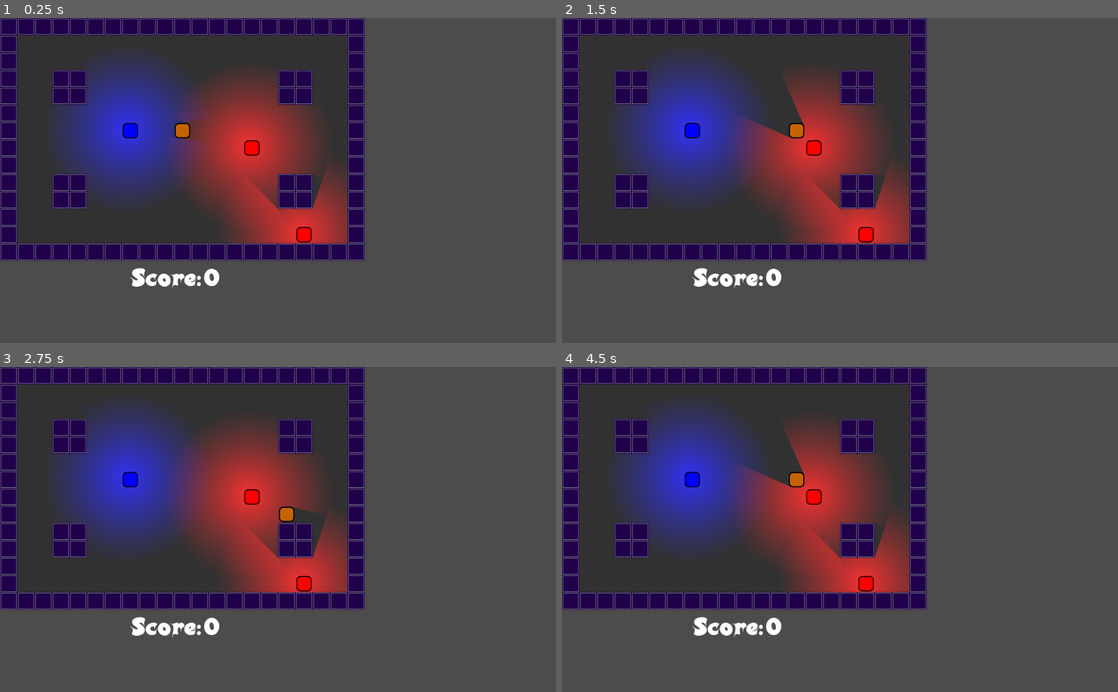
Above: before the commit, frames 1-4 (two rows, left to right).
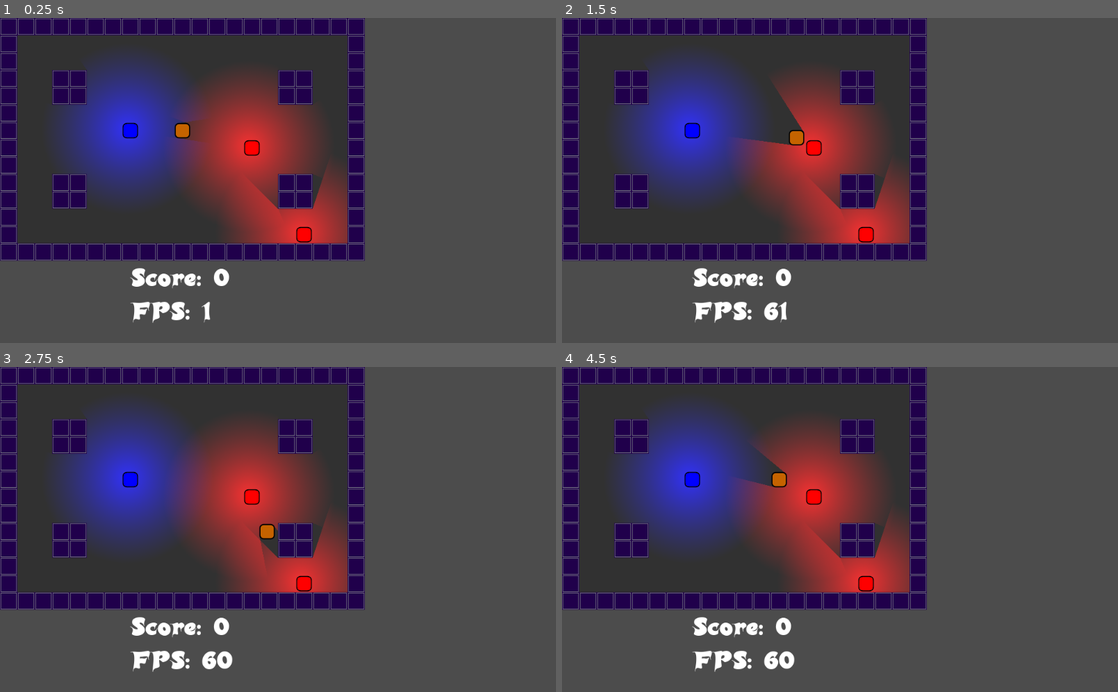
Above: after the commit, the same moments.

Repository: Niederb/njamnjam
Game: Godot game, scene res://scenes/LevelTemplate.tscn
Two runs of this game, one before a commit and one after it. Both use one fixed random seed, a clock stepped at 60 frames per second and the inputs below.
Inputs:
- Up to frame 1 (0.25 s): no input
- Up to frame 2 (1.5 s): tap Enter at 0.5 s; hold Right (right) 0.53-1.28 s; hold Down (down) from 1.28 s (still down)
- Up to frame 3 (2.75 s): release Down (down) at 2.03 s; hold Right (right) from 2.03 s (still down)
- Up to frame 4 (4.5 s): release Right (right) at 2.78 s; hold Up (up) 2.78-3.53 s; hold Left (left) from 3.53 s (still down)

The runs differ from the first frame. In frame 1, 0.6% of the frame differs, in the area x 23-42%, y 77-94%; in frame 2, 1.5%; in frame 3, 1.4%; in frame 4, 1.8%, in the area x 23-44%, y 19-94%.

Commit message:
Use smooth animations
Hit detection broken

Diff:
--- a/GUI.gd
+++ b/GUI.gd
@@ -1,4 +1,7 @@
 extends Control
 
 func update_score(score):
-	$HBoxContainer/Score.text = str(score)
+	$VBoxContainer/HBoxContainer/Score.text = str(score)
+
+func update_fps():
+	$VBoxContainer/HBoxContainer2/FPS.set_text(str(Engine.get_frames_per_second()))
--- a/Globals.gd
+++ b/Globals.gd
@@ -5,6 +5,7 @@
 const N_COLORS = 3
 const N_GOODIES = 3
 const MIN_COMBO_SIZE = 3
+const TIME_INTERVAL = 0.25
 var colors = [ Color(1, 0, 0), Color(0, 1, 0), Color(0, 0, 1), Color(0, 1, 1)]
 
 enum CellType { WALL, GOODIE, SNAKE, EMPTY }
--- a/Player.gd
+++ b/Player.gd
@@ -4,6 +4,7 @@
 var length = Globals.START_LENGTH
 var dead = false
 var new_bodypart_position = Vector2()
+var tween_done = true
 
 func _ready():
 	var position_offset = 0
@@ -24,20 +25,26 @@
 	return $Body.get_children()
 
 func move_body():
-	var start_position = $Head.global_position
-	var collision = $Head.move_and_collide(Globals.CELL_SIZE * direction)
+	var start_position = global_position
+	#var collision = $Head.move_and_slide(Globals.CELL_SIZE * direction)
+	var end_position = global_position + Globals.CELL_SIZE * direction
+	$Tween.interpolate_property(self, "global_position",
+		start_position, end_position, Globals.TIME_INTERVAL,
+		Tween.TRANS_LINEAR, Tween.EASE_IN_OUT)
+
+	tween_done = false
+	var collision = false
 	if collision:
 		dead = true
 		return true
 	for body_part in $Body.get_children():
-		var temp_position = body_part.global_position
-		body_part.global_position = start_position
-		start_position = temp_position
+		start_position = body_part.move_to($Tween, start_position)
 	new_bodypart_position = start_position
+	$Tween.start()
 	return false
 
 func move():
-	if !dead and direction.length() > 0:
+	if tween_done and !dead and direction.length() > 0:
 		var dead = move_body()
 
 func _input(_delta):
@@ -55,4 +62,10 @@
 	var body_part = load("res://scenes/BodyPart.tscn").instance()
 	body_part.modulate_color(color_index)
 	$Body.add_child(body_part)
-	body_part.global_position = new_bodypart_position
+	#body_part.global_position = new_bodypart_position
+
+func move_finished():
+	return tween_done
+
+func _on_Tween_tween_all_completed():
+	tween_done = true
--- a/project.godot
+++ b/project.godot
@@ -30,6 +30,7 @@
 
 [display]
 
+window/vsync/use_vsync=false
 window/stretch/aspect="keep"
 
 [input]
--- a/scenes/BodyPart.gd
+++ b/scenes/BodyPart.gd
@@ -7,3 +7,11 @@
 
 func die():
 	queue_free()
+
+func move_to(tween, new_position):
+	var current_position = global_position
+	tween.interpolate_property(self, "global_position",
+		current_position, new_position, Globals.TIME_INTERVAL,
+		Tween.TRANS_LINEAR, Tween.EASE_IN_OUT)
+	#$Tween.start()
+	return current_position
--- a/scenes/BodyPart.tscn
+++ b/scenes/BodyPart.tscn
@@ -3,10 +3,10 @@
 [ext_resource path="res://gfx/bla.png" type="Texture" id=1]
 [ext_resource path="res://scenes/BodyPart.gd" type="Script" id=2]
 
-[sub_resource type="OccluderPolygon2D" id=2]
-polygon = PoolVector2Array( -13.9075, -9.22128, -13.7086, 8.37964, -8.63717, 13.65, 9.16264, 13.8489, 13.8363, 8.47908, 13.4386, -10.1162, 8.06879, -14.0938, -9.23381, -13.9944 )
+[sub_resource type="OccluderPolygon2D" id=1]
+polygon = PoolVector2Array( -12.0182, -9.12181, -12.3165, 8.08134, -8.63723, 12.0589, 8.76479, 12.1584, 12.4441, 8.28022, 12.0463, -9.61901, 8.06871, -12.4033, -8.93555, -12.0056 )
 
-[sub_resource type="RectangleShape2D" id=1]
+[sub_resource type="RectangleShape2D" id=2]
 
 [node name="BodyPart" type="KinematicBody2D"]
 script = ExtResource( 2 )
@@ -15,7 +15,9 @@
 texture = ExtResource( 1 )
 
 [node name="LightOccluder2D" type="LightOccluder2D" parent="Sprite"]
-occluder = SubResource( 2 )
+occluder = SubResource( 1 )
 
 [node name="CollisionShape2D" type="CollisionShape2D" parent="."]
-shape = SubResource( 1 )
+shape = SubResource( 2 )
+
+[node name="Tween" type="Tween" parent="."]
--- a/scenes/GUI.tscn
+++ b/scenes/GUI.tscn
@@ -19,28 +19,59 @@
 "_edit_use_anchors_": false
 }
 
-[node name="HBoxContainer" type="HBoxContainer" parent="."]
+[node name="VBoxContainer" type="VBoxContainer" parent="."]
 margin_right = 40.0
 margin_bottom = 40.0
+
+[node name="HBoxContainer" type="HBoxContainer" parent="VBoxContainer"]
+margin_right = 236.0
+margin_bottom = 58.0
 __meta__ = {
 "_edit_use_anchors_": false
 }
 
-[node name="ScoreLabel" type="Label" parent="HBoxContainer"]
-margin_right = 131.0
+[node name="ScoreLabel" type="Label" parent="VBoxContainer/HBoxContainer"]
+margin_right = 149.0
 margin_bottom = 58.0
 custom_fonts/font = SubResource( 1 )
-text = "Score:"
+text = "Score: "
 __meta__ = {
 "_edit_use_anchors_": false
 }
 
-[node name="Score" type="Label" parent="HBoxContainer"]
-margin_left = 135.0
-margin_right = 165.0
+[node name="Score" type="Label" parent="VBoxContainer/HBoxContainer"]
+margin_left = 153.0
+margin_right = 183.0
 margin_bottom = 58.0
 custom_fonts/font = SubResource( 2 )
 text = "0"
 __meta__ = {
 "_edit_use_anchors_": false
 }
+
+[node name="HBoxContainer2" type="HBoxContainer" parent="VBoxContainer"]
+margin_top = 62.0
+margin_right = 236.0
+margin_bottom = 120.0
+__meta__ = {
+"_edit_use_anchors_": false
+}
+
+[node name="FpsLabel" type="Label" parent="VBoxContainer/HBoxContainer2"]
+margin_right = 128.0
+margin_bottom = 58.0
+custom_fonts/font = SubResource( 1 )
+text = "FPS: "
+__meta__ = {
+"_edit_use_anchors_": false
+}
+
+[node name="FPS" type="Label" parent="VBoxContainer/HBoxContainer2"]
+margin_left = 132.0
+margin_right = 201.0
+margin_bottom = 58.0
+custom_fonts/font = SubResource( 1 )
+text = "0.0"
+__meta__ = {
+"_edit_use_anchors_": false
+}
--- a/scenes/GameState.gd
+++ b/scenes/GameState.gd
@@ -1,7 +1,6 @@
 extends Node2D
 
 var score = 0
-var move = true
 
 func _ready():
 	add_to_group("Gamestate")
@@ -90,10 +89,7 @@
 	$GUI.update_score(score)
 
 func _physics_process(_delta):
-	if move:
-		$Player.move()
+	if $Player.move_finished():
 		check_combo()
-		move = false
-
-func _on_Timer_timeout():
-	move = true
+	$Player.move()
+	$GUI.update_fps()
--- a/scenes/Player.tscn
+++ b/scenes/Player.tscn
@@ -24,3 +24,6 @@
 
 [node name="CollisionShape2D" type="CollisionShape2D" parent="Head"]
 shape = SubResource( 2 )
+
+[node name="Tween" type="Tween" parent="."]
+[connection signal="tween_all_completed" from="Tween" to="." method="_on_Tween_tween_all_completed"]
